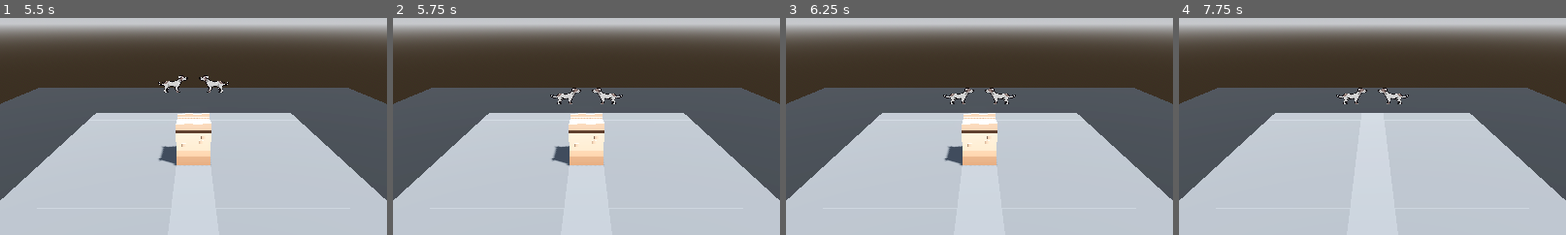
Above: before the commit, frames 1-4 (left to right).
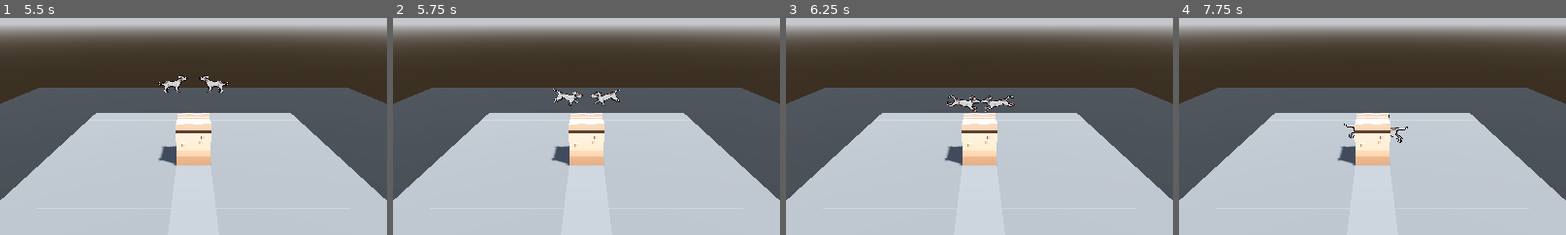
Above: after the commit, the same moments.

Repository: BattuKhann/CatDefense
Game: Godot game, scene res://Scenes/test_scene_sri.tscn
Two runs of this game, one before a commit and one after it. Both use one fixed random seed, a clock stepped at 60 frames per second and the inputs below.
Inputs (mouse positions are % of the whole screen's width and height, from its top left):
- Up to frame 1 (5.5 s): click (50, 91) at 0.5 s; tap Enter (ui_accept) at 1.25, 1.52, 2, 2.75, 3.5, 4.25, 4.52, 5 s; move the mouse to (72, 45) at 1.27 s; hold Right (ui_right) 1.28-2 s; click (72, 45) at 1.42 s; drag from (30, 55) to (45, 70) at 2.02 s; move the mouse to (60, 28) at 2.77 s; hold Right (ui_right) 2.78-3.5 s; drag from (45, 70) to (20, 35) at 3.52 s; move the mouse to (80, 65) at 4.27 s; hold Left (ui_left) 4.28-5 s; drag from (20, 35) to (35, 25) at 5.02 s
- Up to frame 2 (5.75 s): no input
- Up to frame 3 (6.25 s): move the mouse to (55, 50) at 5.77 s; hold Down (ui_down) from 5.78 s (still down); click (55, 50) at 5.92 s
- Up to frame 4 (7.75 s): release Down (ui_down) at 6.5 s; drag from (35, 25) to (30, 55) at 6.52 s; move the mouse to (72, 45) at 7.27 s; hold Up (ui_up) from 7.28 s (still down); tap Enter (ui_accept) at 7.52 s
The pictures show only the part of the screen within x 25-75%, y 31-81%; the shares and areas given below are measured in that part.

Frame 1 is identical in both runs. In frame 2, 0.6% of the frame differs, in the area x 40-60%, y 32-41%; in frame 3, 0.9%; in frame 4, 3.1%, in the area x 40-60%, y 32-69%.

Commit message:
Updated Grid System

Diff:
--- a/Scenes/GridSystem.tscn
+++ b/Scenes/GridSystem.tscn
@@ -34,6 +34,8 @@
 surface_material_override/0 = SubResource("StandardMaterial3D_yinec")
 
 [node name="Square1" type="Area3D" parent="Row1"]
+collision_layer = 2
+collision_mask = 2
 script = ExtResource("3_s1rgh")
 
 [node name="MeshInstance3D" type="MeshInstance3D" parent="Row1/Square1"]
@@ -44,6 +46,8 @@
 
 [node name="Square2" type="Area3D" parent="Row1"]
 transform = Transform3D(1, 0, 0, 0, 1, 0, 0, 0, 1, 0, 0, 1)
+collision_layer = 2
+collision_mask = 2
 script = ExtResource("3_s1rgh")
 
 [node name="MeshInstance3D" type="MeshInstance3D" parent="Row1/Square2"]
@@ -54,6 +58,8 @@
 
 [node name="Square3" type="Area3D" parent="Row1"]
 transform = Transform3D(1, 0, 0, 0, 1, 0, 0, 0, 1, 0, 0, -1)
+collision_layer = 2
+collision_mask = 2
 script = ExtResource("3_s1rgh")
 
 [node name="MeshInstance3D" type="MeshInstance3D" parent="Row1/Square3"]
@@ -64,6 +70,8 @@
 
 [node name="Square4" type="Area3D" parent="Row1"]
 transform = Transform3D(1, 0, 0, 0, 1, 0, 0, 0, 1, 0, 0, 3)
+collision_layer = 2
+collision_mask = 2
 script = ExtResource("3_s1rgh")
 
 [node name="MeshInstance3D" type="MeshInstance3D" parent="Row1/Square4"]
@@ -74,6 +82,8 @@
 
 [node name="Square5" type="Area3D" parent="Row1"]
 transform = Transform3D(1, 0, 0, 0, 1, 0, 0, 0, 1, 0, 0, 4)
+collision_layer = 2
+collision_mask = 2
 script = ExtResource("3_s1rgh")
 
 [node name="MeshInstance3D" type="MeshInstance3D" parent="Row1/Square5"]
@@ -84,6 +94,8 @@
 
 [node name="Square6" type="Area3D" parent="Row1"]
 transform = Transform3D(1, 0, 0, 0, 1, 0, 0, 0, 1, 0, 0, 2)
+collision_layer = 2
+collision_mask = 2
 script = ExtResource("3_s1rgh")
 
 [node name="MeshInstance3D" type="MeshInstance3D" parent="Row1/Square6"]
@@ -94,6 +106,8 @@
 
 [node name="Square7" type="Area3D" parent="Row1"]
 transform = Transform3D(1, 0, 0, 0, 1, 0, 0, 0, 1, 0, 0, -3)
+collision_layer = 2
+collision_mask = 2
 script = ExtResource("3_s1rgh")
 
 [node name="MeshInstance3D" type="MeshInstance3D" parent="Row1/Square7"]
@@ -104,6 +118,8 @@
 
 [node name="Square8" type="Area3D" parent="Row1"]
 transform = Transform3D(1, 0, 0, 0, 1, 0, 0, 0, 1, 0, 0, -2)
+collision_layer = 2
+collision_mask = 2
 script = ExtResource("3_s1rgh")
 
 [node name="MeshInstance3D" type="MeshInstance3D" parent="Row1/Square8"]
@@ -114,6 +130,8 @@
 
 [node name="Square9" type="Area3D" parent="Row1"]
 transform = Transform3D(1, 0, 0, 0, 1, 0, 0, 0, 1, 0, 0, -4)
+collision_layer = 2
+collision_mask = 2
 script = ExtResource("3_s1rgh")
 
 [node name="MeshInstance3D" type="MeshInstance3D" parent="Row1/Square9"]
@@ -132,6 +150,8 @@
 surface_material_override/0 = SubResource("StandardMaterial3D_yinec")
 
 [node name="Square1" type="Area3D" parent="Row2"]
+collision_layer = 2
+collision_mask = 2
 script = ExtResource("3_s1rgh")
 
 [node name="MeshInstance3D" type="MeshInstance3D" parent="Row2/Square1"]
@@ -142,6 +162,8 @@
 
 [node name="Square2" type="Area3D" parent="Row2"]
 transform = Transform3D(1, 0, 0, 0, 1, 0, 0, 0, 1, 0, 0, 1)
+collision_layer = 2
+collision_mask = 2
 script = ExtResource("3_s1rgh")
 
 [node name="MeshInstance3D" type="MeshInstance3D" parent="Row2/Square2"]
@@ -152,6 +174,8 @@
 
 [node name="Square3" type="Area3D" parent="Row2"]
 transform = Transform3D(1, 0, 0, 0, 1, 0, 0, 0, 1, 0, 0, -1)
+collision_layer = 2
+collision_mask = 2
 script = ExtResource("3_s1rgh")
 
 [node name="MeshInstance3D" type="MeshInstance3D" parent="Row2/Square3"]
@@ -162,6 +186,8 @@
 
 [node name="Square4" type="Area3D" parent="Row2"]
 transform = Transform3D(1, 0, 0, 0, 1, 0, 0, 0, 1, 0, 0, 3)
+collision_layer = 2
+collision_mask = 2
 script = ExtResource("3_s1rgh")
 
 [node name="MeshInstance3D" type="MeshInstance3D" parent="Row2/Square4"]
@@ -172,6 +198,8 @@
 
 [node name="Square5" type="Area3D" parent="Row2"]
 transform = Transform3D(1, 0, 0, 0, 1, 0, 0, 0, 1, 0, 0, 4)
+collision_layer = 2
+collision_mask = 2
 script = ExtResource("3_s1rgh")
 
 [node name="MeshInstance3D" type="MeshInstance3D" parent="Row2/Square5"]
@@ -182,6 +210,8 @@
 
 [node name="Square6" type="Area3D" parent="Row2"]
 transform = Transform3D(1, 0, 0, 0, 1, 0, 0, 0, 1, 0, 0, 2)
+collision_layer = 2
+collision_mask = 2
 script = ExtResource("3_s1rgh")
 
 [node name="MeshInstance3D" type="MeshInstance3D" parent="Row2/Square6"]
@@ -192,6 +222,8 @@
 
 [node name="Square7" type="Area3D" parent="Row2"]
 transform = Transform3D(1, 0, 0, 0, 1, 0, 0, 0, 1, 0, 0, -3)
+collision_layer = 2
+collision_mask = 2
 script = ExtResource("3_s1rgh")
 
 [node name="MeshInstance3D" type="MeshInstance3D" parent="Row2/Square7"]
@@ -202,6 +234,8 @@
 
 [node name="Square8" type="Area3D" parent="Row2"]
 transform = Transform3D(1, 0, 0, 0, 1, 0, 0, 0, 1, 0, 0, -2)
+collision_layer = 2
+collision_mask = 2
 script = ExtResource("3_s1rgh")
 
 [node name="MeshInstance3D" type="MeshInstance3D" parent="Row2/Square8"]
@@ -212,6 +246,8 @@
 
 [node name="Square9" type="Area3D" parent="Row2"]
 transform = Transform3D(1, 0, 0, 0, 1, 0, 0, 0, 1, 0, 0, -4)
+collision_layer = 2
+collision_mask = 2
 script = ExtResource("3_s1rgh")
 
 [node name="MeshInstance3D" type="MeshInstance3D" parent="Row2/Square9"]
@@ -230,6 +266,8 @@
 surface_material_override/0 = SubResource("StandardMaterial3D_yinec")
 
 [node name="Square1" type="Area3D" parent="Row3"]
+collision_layer = 2
+collision_mask = 2
 script = ExtResource("3_s1rgh")
 
 [node name="MeshInstance3D" type="MeshInstance3D" parent="Row3/Square1"]
@@ -240,6 +278,8 @@
 
 [node name="Square2" type="Area3D" parent="Row3"]
 transform = Transform3D(1, 0, 0, 0, 1, 0, 0, 0, 1, 0, 0, 1)
+collision_layer = 2
+collision_mask = 2
 script = ExtResource("3_s1rgh")
 
 [node name="MeshInstance3D" type="MeshInstance3D" parent="Row3/Square2"]
@@ -250,6 +290,8 @@
 
 [node name="Square3" type="Area3D" parent="Row3"]
 transform = Transform3D(1, 0, 0, 0, 1, 0, 0, 0, 1, 0, 0, -1)
+collision_layer = 2
+collision_mask = 2
 script = ExtResource("3_s1rgh")
 
 [node name="MeshInstance3D" type="MeshInstance3D" parent="Row3/Square3"]
@@ -260,6 +302,8 @@
 
 [node name="Square4" type="Area3D" parent="Row3"]
 transform = Transform3D(1, 0, 0, 0, 1, 0, 0, 0, 1, 0, 0, 3)
+collision_layer = 2
+collision_mask = 2
 script = ExtResource("3_s1rgh")
 
 [node name="MeshInstance3D" type="MeshInstance3D" parent="Row3/Square4"]
@@ -270,6 +314,8 @@
 
 [node name="Square5" type="Area3D" parent="Row3"]
 transform = Transform3D(1, 0, 0, 0, 1, 0, 0, 0, 1, 0, 0, 4)
+collision_layer = 2
+collision_mask = 2
 script = ExtResource("3_s1rgh")
 
 [node name="MeshInstance3D" type="MeshInstance3D" parent="Row3/Square5"]
@@ -280,6 +326,8 @@
 
 [node name="Square6" type="Area3D" parent="Row3"]
 transform = Transform3D(1, 0, 0, 0, 1, 0, 0, 0, 1, 0, 0, 2)
+collision_layer = 2
+collision_mask = 2
 script = ExtResource("3_s1rgh")
 
 [node name="MeshInstance3D" type="MeshInstance3D" parent="Row3/Square6"]
@@ -290,6 +338,8 @@
 
 [node name="Square7" type="Area3D" parent="Row3"]
 transform = Transform3D(1, 0, 0, 0, 1, 0, 0, 0, 1, 0, 0, -3)
+collision_layer = 2
+collision_mask = 2
 script = ExtResource("3_s1rgh")
 
 [node name="MeshInstance3D" type="MeshInstance3D" parent="Row3/Square7"]
@@ -300,6 +350,8 @@
 
 [node name="Square8" type="Area3D" parent="Row3"]
 transform = Transform3D(1, 0, 0, 0, 1, 0, 0, 0, 1, 0, 0, -2)
+collision_layer = 2
+collision_mask = 2
 script = ExtResource("3_s1rgh")
 
 [node name="MeshInstance3D" type="MeshInstance3D" parent="Row3/Square8"]
@@ -310,6 +362,8 @@
 
 [node name="Square9" type="Area3D" parent="Row3"]
 transform = Transform3D(1, 0, 0, 0, 1, 0, 0, 0, 1, 0, 0, -4)
+collision_layer = 2
+collision_mask = 2
 script = ExtResource("3_s1rgh")
 
 [node name="MeshInstance3D" type="MeshInstance3D" parent="Row3/Square9"]
@@ -328,6 +382,8 @@
 surface_material_override/0 = SubResource("StandardMaterial3D_yinec")
 
 [node name="Square1" type="Area3D" parent="Row4"]
+collision_layer = 2
+collision_mask = 2
 script = ExtResource("3_s1rgh")
 
 [node name="MeshInstance3D" type="MeshInstance3D" parent="Row4/Square1"]
@@ -338,6 +394,8 @@
 
 [node name="Square2" type="Area3D" parent="Row4"]
 transform = Transform3D(1, 0, 0, 0, 1, 0, 0, 0, 1, 0, 0, 1)
+collision_layer = 2
+collision_mask = 2
 script = ExtResource("3_s1rgh")
 
 [node name="MeshInstance3D" type="MeshInstance3D" parent="Row4/Square2"]
@@ -348,6 +406,8 @@
 
 [node name="Square3" type="Area3D" parent="Row4"]
 transform = Transform3D(1, 0, 0, 0, 1, 0, 0, 0, 1, 0, 0, -1)
+collision_layer = 2
+collision_mask = 2
 script = ExtResource("3_s1rgh")
 
 [node name="MeshInstance3D" type="MeshInstance3D" parent="Row4/Square3"]
@@ -358,6 +418,8 @@
 
 [node name="Square4" type="Area3D" parent="Row4"]
 transform = Transform3D(1, 0, 0, 0, 1, 0, 0, 0, 1, 0, 0, 3)
+collision_layer = 2
+collision_mask = 2
 script = ExtResource("3_s1rgh")
 
 [node name="MeshInstance3D" type="MeshInstance3D" parent="Row4/Square4"]
@@ -368,6 +430,8 @@
 
 [node name="Square5" type="Area3D" parent="Row4"]
 transform = Transform3D(1, 0, 0, 0, 1, 0, 0, 0, 1, 0, 0, 4)
+collision_layer = 2
+collision_mask = 2
 script = ExtResource("3_s1rgh")
 
 [node name="MeshInstance3D" type="MeshInstance3D" parent="Row4/Square5"]
@@ -378,6 +442,8 @@
 
 [node name="Square6" type="Area3D" parent="Row4"]
 transform = Transform3D(1, 0, 0, 0, 1, 0, 0, 0, 1, 0, 0, 2)
+collision_layer = 2
+collision_mask = 2
 script = ExtResource("3_s1rgh")
 
 [node name="MeshInstance3D" type="MeshInstance3D" parent="Row4/Square6"]
@@ -388,6 +454,8 @@
 
 [node name="Square7" type="Area3D" parent="Row4"]
 transform = Transform3D(1, 0, 0, 0, 1, 0, 0, 0, 1, 0, 0, -3)
+collision_layer = 2
+collision_mask = 2
 script = ExtResource("3_s1rgh")
 
 [node name="MeshInstance3D" type="MeshInstance3D" parent="Row4/Square7"]
@@ -398,6 +466,8 @@
 
 [node name="Square8" type="Area3D" parent="Row4"]
 transform = Transform3D(1, 0, 0, 0, 1, 0, 0, 0, 1, 0, 0, -2)
+collision_layer = 2
+collision_mask = 2
 script = ExtResource("3_s1rgh")
 
 [node name="MeshInstance3D" type="MeshInstance3D" parent="Row4/Square8"]
@@ -408,6 +478,8 @@
 
 [node name="Square9" type="Area3D" parent="Row4"]
 transform = Transform3D(1, 0, 0, 0, 1, 0, 0, 0, 1, 0, 0, -4)
+collision_layer = 2
+collision_mask = 2
 script = ExtResource("3_s1rgh")
 
 [node name="MeshInstance3D" type="MeshInstance3D" parent="Row4/Square9"]
@@ -426,6 +498,8 @@
 surface_material_override/0 = SubResource("StandardMaterial3D_yinec")
 
 [node name="Square1" type="Area3D" parent="Row5"]
+collision_layer = 2
+collision_mask = 2
 script = ExtResource("3_s1rgh")
 
 [node name="MeshInstance3D" type="MeshInstance3D" parent="Row5/Square1"]
@@ -436,6 +510,8 @@
 
 [node name="Square2" type="Area3D" parent="Row5"]
 transform = Transform3D(1, 0, 0, 0, 1, 0, 0, 0, 1, 0, 0, 1)
+collision_layer = 2
+collision_mask = 2
 script = ExtResource("3_s1rgh")
 
 [node name="MeshInstance3D" type="MeshInstance3D" parent="Row5/Square2"]
@@ -446,6 +522,8 @@
 
 [node name="Square3" type="Area3D" parent="Row5"]
 transform = Transform3D(1, 0, 0, 0, 1, 0, 0, 0, 1, 0, 0, -1)
+collision_layer = 2
+collision_mask = 2
 script = ExtResource("3_s1rgh")
 
 [node name="MeshInstance3D" type="MeshInstance3D" parent="Row5/Square3"]
@@ -456,6 +534,8 @@
 
 [node name="Square4" type="Area3D" parent="Row5"]
 transform = Transform3D(1, 0, 0, 0, 1, 0, 0, 0, 1, 0, 0, 3)
+collision_layer = 2
+collision_mask = 2
 script = ExtResource("3_s1rgh")
 
 [node name="MeshInstance3D" type="MeshInstance3D" parent="Row5/Square4"]
@@ -466,6 +546,8 @@
 
 [node name="Square5" type="Area3D" parent="Row5"]
 transform = Transform3D(1, 0, 0, 0, 1, 0, 0, 0, 1, 0, 0, 4)
+collision_layer = 2
+collision_mask = 2
 script = ExtResource("3_s1rgh")
 
 [node name="MeshInstance3D" type="MeshInstance3D" parent="Row5/Square5"]
@@ -476,6 +558,8 @@
 
 [node name="Square6" type="Area3D" parent="Row5"]
 transform = Transform3D(1, 0, 0, 0, 1, 0, 0, 0, 1, 0, 0, 2)
+collision_layer = 2
+collision_mask = 2
 script = ExtResource("3_s1rgh")
 
 [node name="MeshInstance3D" type="MeshInstance3D" parent="Row5/Square6"]
@@ -486,6 +570,8 @@
 
 [node name="Square7" type="Area3D" parent="Row5"]
 transform = Transform3D(1, 0, 0, 0, 1, 0, 0, 0, 1, 0, 0, -3)
+collision_layer = 2
+collision_mask = 2
 script = ExtResource("3_s1rgh")
 
 [node name="MeshInstance3D" type="MeshInstance3D" parent="Row5/Square7"]
@@ -496,6 +582,8 @@
 
 [node name="Square8" type="Area3D" parent="Row5"]
 transform = Transform3D(1, 0, 0, 0, 1, 0, 0, 0, 1, 0, 0, -2)
+collision_layer = 2
+collision_mask = 2
 script = ExtResource("3_s1rgh")
 
 [node name="MeshInstance3D" type="MeshInstance3D" parent="Row5/Square8"]
@@ -506,6 +594,8 @@
 
 [node name="Square9" type="Area3D" parent="Row5"]
 transform = Transform3D(1, 0, 0, 0, 1, 0, 0, 0, 1, 0, 0, -4)
+collision_layer = 2
+collision_mask = 2
 script = ExtResource("3_s1rgh")
 
 [node name="MeshInstance3D" type="MeshInstance3D" parent="Row5/Square9"]
@@ -524,6 +614,8 @@
 surface_material_override/0 = SubResource("StandardMaterial3D_yinec")
 
 [node name="Square1" type="Area3D" parent="Row6"]
+collision_layer = 2
+collision_mask = 2
 script = ExtResource("3_s1rgh")
 
 [node name="MeshInstance3D" type="MeshInstance3D" parent="Row6/Square1"]
@@ -534,6 +626,8 @@
 
 [node name="Square2" type="Area3D" parent="Row6"]
 transform = Transform3D(1, 0, 0, 0, 1, 0, 0, 0, 1, 0, 0, 1)
+collision_layer = 2
+collision_mask = 2
 script = ExtResource("3_s1rgh")
 
 [node name="MeshInstance3D" type="MeshInstance3D" parent="Row6/Square2"]
@@ -544,6 +638,8 @@
 
 [node name="Square3" type="Area3D" parent="Row6"]
 transform = Transform3D(1, 0, 0, 0, 1, 0, 0, 0, 1, 0, 0, -1)
+collision_layer = 2
+collision_mask = 2
 script = ExtResource("3_s1rgh")
 
 [node name="MeshInstance3D" type="MeshInstance3D" parent="Row6/Square3"]
@@ -554,6 +650,8 @@
 
 [node name="Square4" type="Area3D" parent="Row6"]
 transform = Transform3D(1, 0, 0, 0, 1, 0, 0, 0, 1, 0, 0, 3)
+collision_layer = 2
+collision_mask = 2
 script = ExtResource("3_s1rgh")
 
 [node name="MeshInstance3D" type="MeshInstance3D" parent="Row6/Square4"]
@@ -564,6 +662,8 @@
 
 [node name="Square5" type="Area3D" parent="Row6"]
 transform = Transform3D(1, 0, 0, 0, 1, 0, 0, 0, 1, 0, 0, 4)
+collision_layer = 2
+collision_mask = 2
 script = ExtResource("3_s1rgh")
 
 [node name="MeshInstance3D" type="MeshInstance3D" parent="Row6/Square5"]
@@ -574,6 +674,8 @@
 
 [node name="Square6" type="Area3D" parent="Row6"]
 transform = Transform3D(1, 0, 0, 0, 1, 0, 0, 0, 1, 0, 0, 2)
+collision_layer = 2
+collision_mask = 2
 script = ExtResource("3_s1rgh")
 
 [node name="MeshInstance3D" type="MeshInstance3D" parent="Row6/Square6"]
@@ -584,6 +686,8 @@
 
 [node name="Square7" type="Area3D" parent="Row6"]
 transform = Transform3D(1, 0, 0, 0, 1, 0, 0, 0, 1, 0, 0, -3)
+collision_layer = 2
+collision_mask = 2
 script = ExtResource("3_s1rgh")
 
 [node name="MeshInstance3D" type="MeshInstance3D" parent="Row6/Square7"]
@@ -594,6 +698,8 @@
 
 [node name="Square8" type="Area3D" parent="Row6"]
 transform = Transform3D(1, 0, 0, 0, 1, 0, 0, 0, 1, 0, 0, -2)
+collision_layer = 2
+collision_mask = 2
 script = ExtResource("3_s1rgh")
 
 [node name="MeshInstance3D" type="MeshInstance3D" parent="Row6/Square8"]
@@ -604,6 +710,8 @@
 
 [node name="Square9" type="Area3D" parent="Row6"]
 transform = Transform3D(1, 0, 0, 0, 1, 0, 0, 0, 1, 0, 0, -4)
+collision_layer = 2
+collision_mask = 2
 script = ExtResource("3_s1rgh")
 
 [node name="MeshInstance3D" type="MeshInstance3D" parent="Row6/Square9"]
@@ -622,6 +730,8 @@
 surface_material_override/0 = SubResource("StandardMaterial3D_yinec")
 
 [node name="Square1" type="Area3D" parent="Row7"]
+collision_layer = 2
+collision_mask = 2
 script = ExtResource("3_s1rgh")
 
 [node name="MeshInstance3D" type="MeshInstance3D" parent="Row7/Square1"]
@@ -632,6 +742,8 @@
 
 [node name="Square2" type="Area3D" parent="Row7"]
 transform = Transform3D(1, 0, 0, 0, 1, 0, 0, 0, 1, 0, 0, 1)
+collision_layer = 2
+collision_mask = 2
 script = ExtResource("3_s1rgh")
 
 [node name="MeshInstance3D" type="MeshInstance3D" parent="Row7/Square2"]
@@ -642,6 +754,8 @@
 
 [node name="Square3" type="Area3D" parent="Row7"]
 transform = Transform3D(1, 0, 0, 0, 1, 0, 0, 0, 1, 0, 0, -1)
+collision_layer = 2
+collision_mask = 2
 script = ExtResource("3_s1rgh")
 
 [node name="MeshInstance3D" type="MeshInstance3D" parent="Row7/Square3"]
@@ -652,6 +766,8 @@
 
 [node name="Square4" type="Area3D" parent="Row7"]
 transform = Transform3D(1, 0, 0, 0, 1, 0, 0, 0, 1, 0, 0, 3)
+collision_layer = 2
+collision_mask = 2
 script = ExtResource("3_s1rgh")
 
 [node name="MeshInstance3D" type="MeshInstance3D" parent="Row7/Square4"]
@@ -662,6 +778,8 @@
 
 [node name="Square5" type="Area3D" parent="Row7"]
 transform = Transform3D(1, 0, 0, 0, 1, 0, 0, 0, 1, 0, 0, 4)
+collision_layer = 2
+collision_mask = 2
 script = ExtResource("3_s1rgh")
 
 [node name="MeshInstance3D" type="MeshInstance3D" parent="Row7/Square5"]
@@ -672,6 +790,8 @@
 
 [node name="Square6" type="Area3D" parent="Row7"]
 transform = Transform3D(1, 0, 0, 0, 1, 0, 0, 0, 1, 0, 0, 2)
+collision_layer = 2
+collision_mask = 2
 script = ExtResource("3_s1rgh")
 
 [node name="MeshInstance3D" type="MeshInstance3D" parent="Row7/Square6"]
@@ -682,6 +802,8 @@
 
 [node name="Square7" type="Area3D" parent="Row7"]
 transform = Transform3D(1, 0, 0, 0, 1, 0, 0, 0, 1, 0, 0, -3)
+collision_layer = 2
+collision_mask = 2
 script = ExtResource("3_s1rgh")
 
 [node name="MeshInstance3D" type="MeshInstance3D" parent="Row7/Square7"]
@@ -692,6 +814,8 @@
 
 [node name="Square8" type="Area3D" parent="Row7"]
 transform = Transform3D(1, 0, 0, 0, 1, 0, 0, 0, 1, 0, 0, -2)
+collision_layer = 2
+collision_mask = 2
 script = ExtResource("3_s1rgh")
 
 [node name="MeshInstance3D" type="MeshInstance3D" parent="Row7/Square8"]
@@ -702,6 +826,8 @@
 
 [node name="Square9" type="Area3D" parent="Row7"]
 transform = Transform3D(1, 0, 0, 0, 1, 0, 0, 0, 1, 0, 0, -4)
+collision_layer = 2
+collision_mask = 2
 script = ExtResource("3_s1rgh")
 
 [node name="MeshInstance3D" type="MeshInstance3D" parent="Row7/Square9"]
@@ -720,6 +846,8 @@
 surface_material_override/0 = SubResource("StandardMaterial3D_yinec")
 
 [node name="Square1" type="Area3D" parent="Row8"]
+collision_layer = 2
+collision_mask = 2
 script = ExtResource("3_s1rgh")
 
 [node name="MeshInstance3D" type="MeshInstance3D" parent="Row8/Square1"]
@@ -730,6 +858,8 @@
 
 [node name="Square2" type="Area3D" parent="Row8"]
 transform = Transform3D(1, 0, 0, 0, 1, 0, 0, 0, 1, 0, 0, 1)
+collision_layer = 2
+collision_mask = 2
 script = ExtResource("3_s1rgh")
 
 [node name="MeshInstance3D" type="MeshInstance3D" parent="Row8/Square2"]
@@ -740,6 +870,8 @@
 
 [node name="Square3" type="Area3D" parent="Row8"]
 transform = Transform3D(1, 0, 0, 0, 1, 0, 0, 0, 1, 0, 0, -1)
+collision_layer = 2
+collision_mask = 2
 script = ExtResource("3_s1rgh")
 
 [node name="MeshInstance3D" type="MeshInstance3D" parent="Row8/Square3"]
@@ -750,6 +882,8 @@
 
 [node name="Square4" type="Area3D" parent="Row8"]
 transform = Transform3D(1, 0, 0, 0, 1, 0, 0, 0, 1, 0, 0, 3)
+collision_layer = 2
+collision_mask = 2
 script = ExtResource("3_s1rgh")
 
 [node name="MeshInstance3D" type="MeshInstance3D" parent="Row8/Square4"]
@@ -760,6 +894,8 @@
 
 [node name="Square5" type="Area3D" parent="Row8"]
 transform = Transform3D(1, 0, 0, 0, 1, 0, 0, 0, 1, 0, 0, 4)
+collision_layer = 2
+collision_mask = 2
 script = ExtResource("3_s1rgh")
 
 [node name="MeshInstance3D" type="MeshInstance3D" parent="Row8/Square5"]
@@ -770,6 +906,8 @@
 
 [node name="Square6" type="Area3D" parent="Row8"]
 transform = Transform3D(1, 0, 0, 0, 1, 0, 0, 0, 1, 0, 0, 2)
+collision_layer = 2
+collision_mask = 2
 script = ExtResource("3_s1rgh")
 
 [node name="MeshInstance3D" type="MeshInstance3D" parent="Row8/Square6"]
@@ -780,6 +918,8 @@
 
 [node name="Square7" type="Area3D" parent="Row8"]
 transform = Transform3D(1, 0, 0, 0, 1, 0, 0, 0, 1, 0, 0, -3)
+collision_layer = 2
+collision_mask = 2
 script = ExtResource("3_s1rgh")
 
 [node name="MeshInstance3D" type="MeshInstance3D" parent="Row8/Square7"]
@@ -790,6 +930,8 @@
 
 [node name="Square8" type="Area3D" parent="Row8"]
 transform = Transform3D(1, 0, 0, 0, 1, 0, 0, 0, 1, 0, 0, -2)
+collision_layer = 2
+collision_mask = 2
 script = ExtResource("3_s1rgh")
 
 [node name="MeshInstance3D" type="MeshInstance3D" parent="Row8/Square8"]
@@ -800,6 +942,8 @@
 
 [node name="Square9" type="Area3D" parent="Row8"]
 transform = Transform3D(1, 0, 0, 0, 1, 0, 0, 0, 1, 0, 0, -4)
+collision_layer = 2
+collision_mask = 2
 script = ExtResource("3_s1rgh")
 
 [node name="MeshInstance3D" type="MeshInstance3D" parent="Row8/Square9"]
@@ -818,6 +962,8 @@
 surface_material_override/0 = SubResource("StandardMaterial3D_yinec")
 
 [node name="Square1" type="Area3D" parent="Row9"]
+collision_layer = 2
+collision_mask = 2
 script = ExtResource("3_s1rgh")
 
 [node name="MeshInstance3D" type="MeshInstance3D" parent="Row9/Square1"]
@@ -828,6 +974,8 @@
 
 [node name="Square2" type="Area3D" parent="Row9"]
 transform = Transform3D(1, 0, 0, 0, 1, 0, 0, 0, 1, 0, 0, 1)
+collision_layer = 2
+collision_mask = 2
 script = ExtResource("3_s1rgh")
 
 [node name="MeshInstance3D" type="MeshInstance3D" parent="Row9/Square2"]
@@ -838,6 +986,8 @@
 
 [node name="Square3" type="Area3D" parent="Row9"]
 transform = Transform3D(1, 0, 0, 0, 1, 0, 0, 0, 1, 0, 0, -1)
+collision_layer = 2
+collision_mask = 2
 script = ExtResource("3_s1rgh")
 
 [node name="MeshInstance3D" type="MeshInstance3D" parent="Row9/Square3"]
@@ -848,6 +998,8 @@
 
 [node name="Square4" type="Area3D" parent="Row9"]
 transform = Transform3D(1, 0, 0, 0, 1, 0, 0, 0, 1, 0, 0, 3)
+collision_layer = 2
+collision_mask = 2
 script = ExtResource("3_s1rgh")
 
 [node name="MeshInstance3D" type="MeshInstance3D" parent="Row9/Square4"]
@@ -858,6 +1010,8 @@
 
 [node name="Square5" type="Area3D" parent="Row9"]
 transform = Transform3D(1, 0, 0, 0, 1, 0, 0, 0, 1, 0, 0, 4)
+collision_layer = 2
+collision_mask = 2
 script = ExtResource("3_s1rgh")
 
 [node name="MeshInstance3D" type="MeshInstance3D" parent="Row9/Square5"]
@@ -868,6 +1022,8 @@
 
 [node name="Square6" type="Area3D" parent="Row9"]
 transform = Transform3D(1, 0, 0, 0, 1, 0, 0, 0, 1, 0, 0, 2)
+collision_layer = 2
+collision_mask = 2
 script = ExtResource("3_s1rgh")
 
 [node name="MeshInstance3D" type="MeshInstance3D" parent="Row9/Square6"]
@@ -878,6 +1034,8 @@
 
 [node name="Square7" type="Area3D" parent="Row9"]
 transform = Transform3D(1, 0, 0, 0, 1, 0, 0, 0, 1, 0, 0, -3)
+collision_layer = 2
+collision_mask = 2
 script = ExtResource("3_s1rgh")
 
 [node name="MeshInstance3D" type="MeshInstance3D" parent="Row9/Square7"]
@@ -888,6 +1046,8 @@
 
 [node name="Square8" type="Area3D" parent="Row9"]
 transform = Transform3D(1, 0, 0, 0, 1, 0, 0, 0, 1, 0, 0, -2)
+collision_layer = 2
+collision_mask = 2
 script = ExtResource("3_s1rgh")
 
 [node name="MeshInstance3D" type="MeshInstance3D" parent="Row9/Square8"]
@@ -898,6 +1058,8 @@
 
 [node name="Square9" type="Area3D" parent="Row9"]
 transform = Transform3D(1, 0, 0, 0, 1, 0, 0, 0, 1, 0, 0, -4)
+collision_layer = 2
+collision_mask = 2
 script = ExtResource("3_s1rgh")
 
 [node name="MeshInstance3D" type="MeshInstance3D" parent="Row9/Square9"]
--- a/Scripts/placement_system.gd
+++ b/Scripts/placement_system.gd
@@ -61,8 +61,14 @@
 	var origin:Vector3 = cam.project_ray_origin(mouse_position)
 	var end:Vector3 = origin + cam.project_ray_normal(mouse_position) * RAYCAST_LENGTH
 	var query = PhysicsRayQueryParameters3D.create(origin, end)
+	query.collision_mask = 2
 	query.collide_with_areas = true
 	var rayResult:Dictionary = space_state.intersect_ray(query)
+
+	#if rayResult.size() > 0:
+		#for collider in rayResult:
+			#if collider is Square:
+				#co = collider
 
 	if rayResult.size() > 0:
 		co = rayResult.get("collider")
